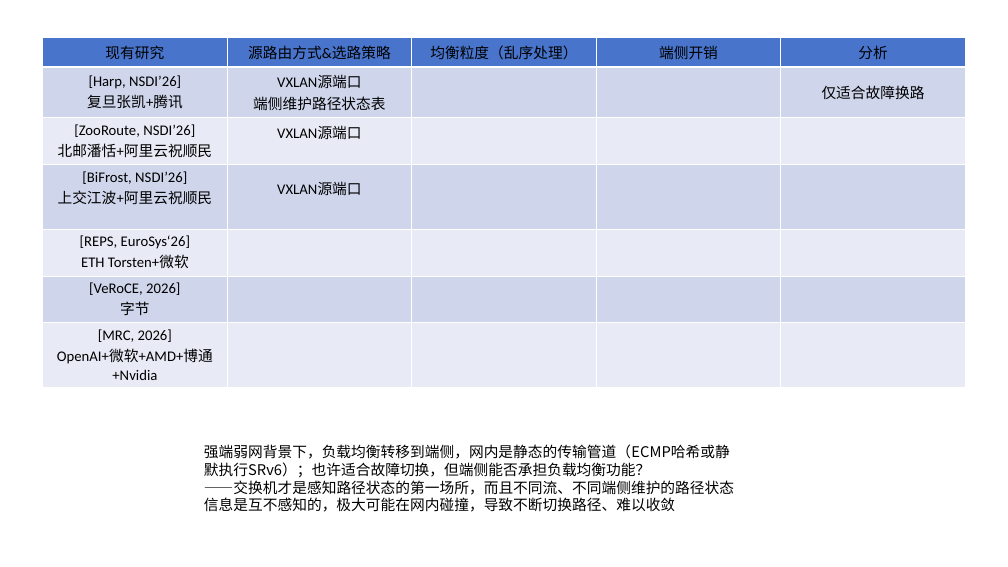
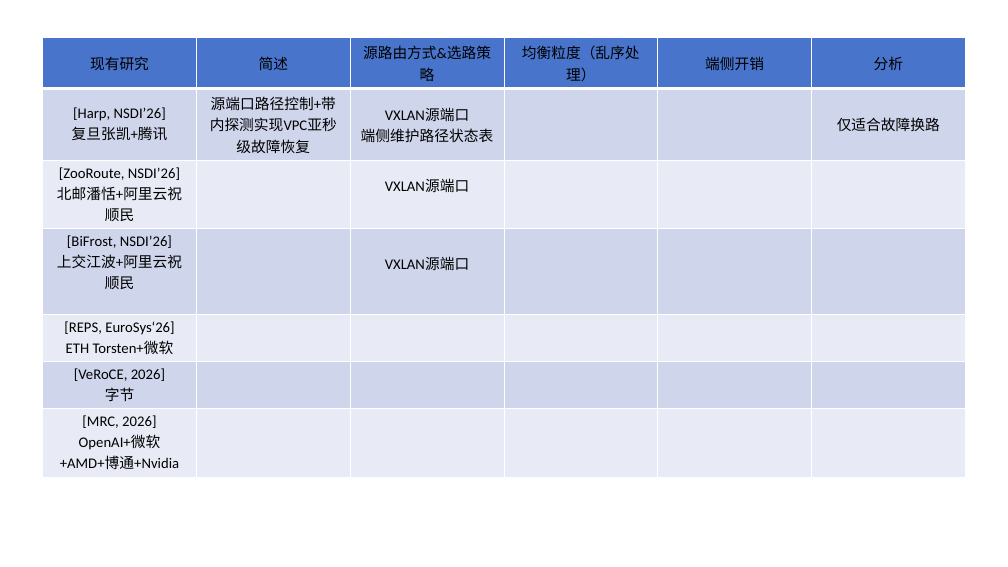
Before and after one commit to dxl041/Academics, a slide deck: slide 1 of Comparison/总结.pptx. Drawn at 1008x567 pixels with LibreOffice and Linux fonts; fonts in the diff are those of the drawing. Boxes give left, top, right and bottom in pixels: in the first picture for what was removed or moved away, otherwise in the second. Text is boxed around its words. In the diff, an @@ line names an element or a change of style, - is before the commit and + after.

```diff
--- a/Comparison/总结.pptx
+++ b/Comparison/总结.pptx
@@ table at (x1=42, y1=38, x2=963, y2=473) @@
+column 2: 简述 | 源端口路径控制+带内探测实现VPC亚秒级故障恢复 |  |  |  |  | 
@@ text removed at (x1=204, y1=444, x2=734, y2=512) @@
-强端弱网背景下，负载均衡转移到端侧，网内是静态的传输管道（ECMP哈希或静默执行SRv6）；也许适合故障切换，但端侧能否承担负载均衡功能？
-——交换机才是感知路径状态的第一场所，而且不同流、不同端侧维护的路径状态信息是互不感知的，极大可能在网内碰撞，导致不断切换路径、难以收敛
```
Also in this commit, not shown: 1 slide added, 2 other files.
